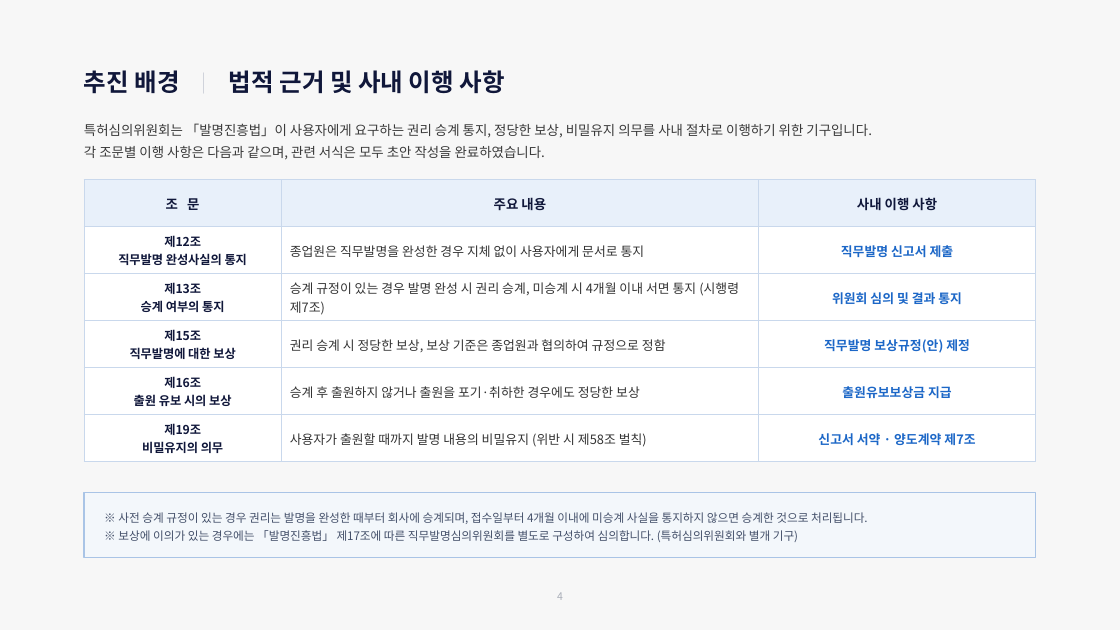
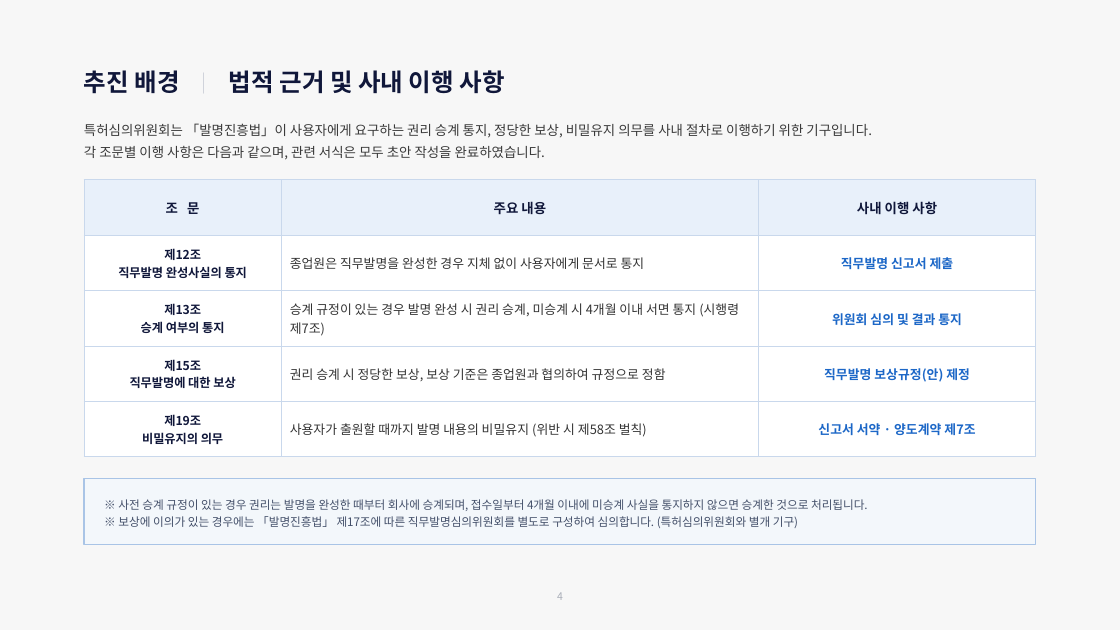
Before and after one commit to yellowCornSalad/chamyeoyul, a slide deck: slide 5 of docs/patent-committee/특허심의위원회_설치운영안_보고.pptx. Drawn at 1120x630 pixels with LibreOffice and Linux fonts; fonts in the diff are those of the drawing. Boxes give left, top, right and bottom in pixels: in the first picture for what was removed or moved away, otherwise in the second. Text is boxed around its words. In the diff, an @@ line names an element or a change of style, - is before the commit and + after.

```diff
--- a/docs/patent-committee/특허심의위원회_설치운영안_보고.pptx
+++ b/docs/patent-committee/특허심의위원회_설치운영안_보고.pptx
@@ table at (x1=84, y1=180, x2=1036, y2=448) @@
-row 5: 제16조 / 출원 유보 시의 보상 | 승계 후 출원하지 않거나 출원을 포기·취하한 경우에도 정당한 보상 | 출원유보보상금 지급
@@ rectangle moved from (x1=84, y1=492, x2=1036, y2=558) to (x1=84, y1=479, x2=1036, y2=544) @@
@@ text "※ 사전 승계 규정이 있는 ..." moved from (x1=118, y1=512, x2=867, y2=542) to (x1=118, y1=499, x2=867, y2=528) @@
```
Also in this commit, not shown: 1 other slide changed, 2 other files.
